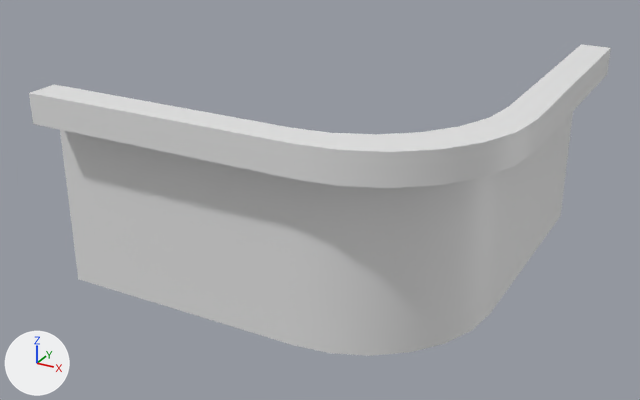
One commit to the FBX model Assets/Models/Modular Kit/Buiding Pieces/Corners/WallCornerConvexRounded_A.fbx: the scene before it, then after it.
Rendered twice from a 50 mm camera at (15.39, -24.87, 6.22) aimed at (5.02, -6.03, -3.2). Lighting does not change. The marker at lower left points along +X, +Y and +Z. Where no turn or scale is listed for an object, it has been applied to the vertices.

The first picture shows 'WallCornerConvexRounded_A'.
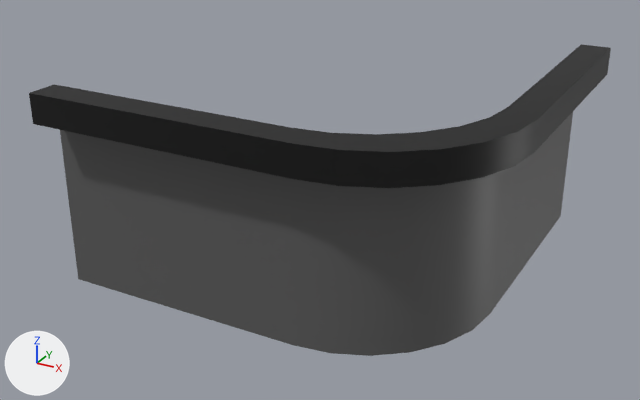
Boxes [x1, y1, x2, y2] around the edits, measured in the pictures (640 x 400 px):
part 1 of me_plane_042, recoloured
    both: [60, 112, 573, 356]
part 2 of me_plane_042, recoloured (white to black)
    both: [29, 44, 611, 188]

The change, as a list of edits to the scene's bpy script:
```text
Add mat_railing:
    mat_railing = principled_material('Railing')
    mat_railing.base_color = (0.0, 0.0, 0.0)  # black #000000
Add mat_wall:
    mat_wall = principled_material('Wall')
    mat_wall.base_color = (0.102, 0.102, 0.102)  # dark grey #5a5a5a
Change me_plane_042:
    where me_plane_042.from_pydata(...)  # 45 vertices, 40 faces; spans x 0.0..10.81, y -10.81..0.0, z -5.0..0.26
    used by ob_wallcornerconvexrounded_a; location = (0.0, 0.0, 0.0)
    me_plane_042 part 1: all 8 faces centred in x 3.25..10.0, y -10.0..-3.25, z -2.75 switch from no material to mat_wall (dark grey #5a5a5a)
    me_plane_042 part 2: all 32 faces centred in x 3.25..10.81, y -10.81..-3.25, z -0.49..0.26 switch from no material to mat_railing (black #000000)
```
